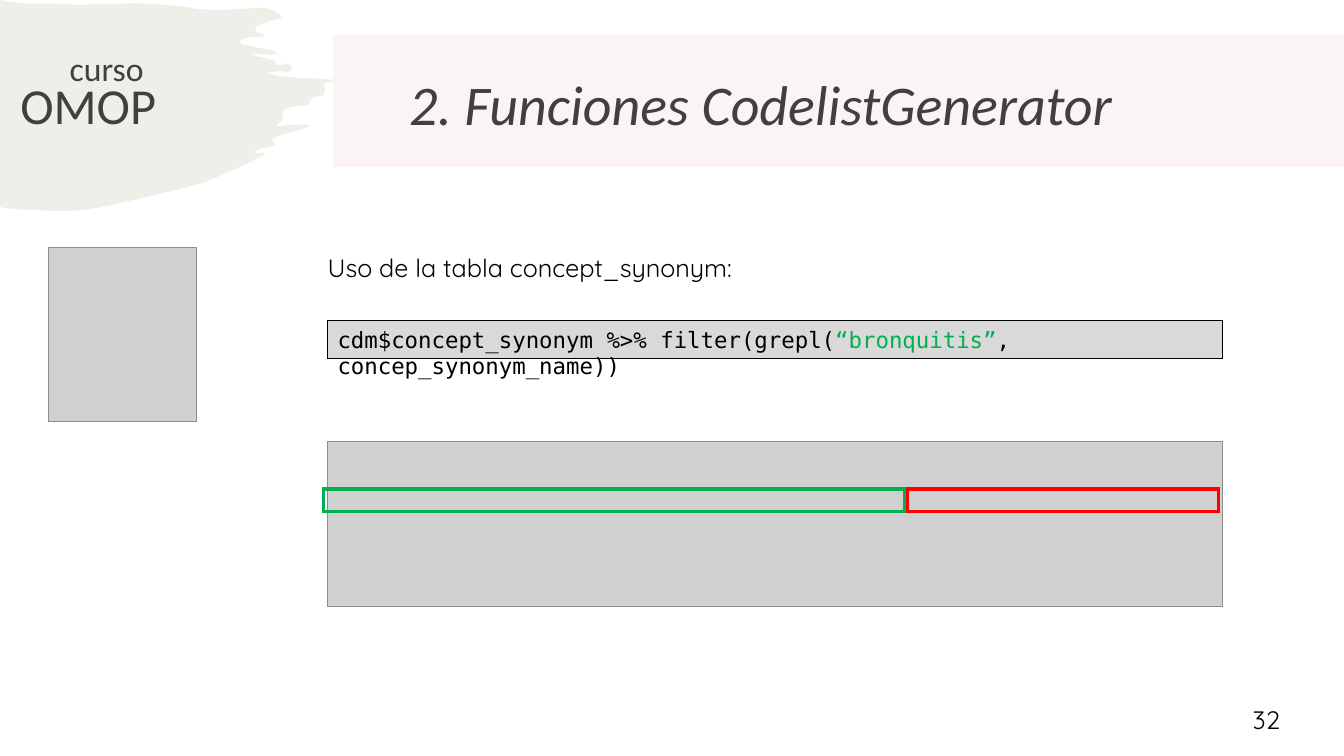
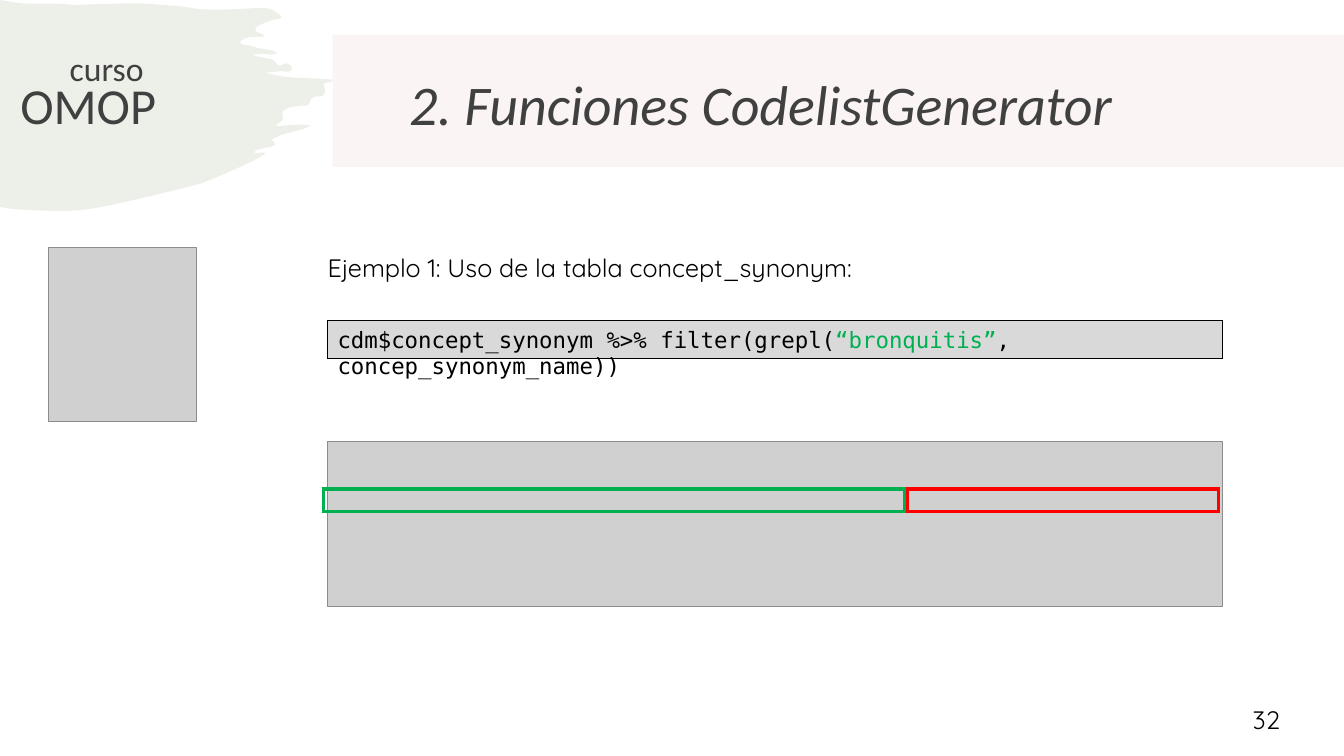
Before and after one commit to rwepi-idiapjgol/Curso_Introduccion_OMOP_2025, a slide deck: slide 32 of Dia2/CodeListGenerator/CodeListGenerator.pptx. Drawn at 1344x756 pixels with LibreOffice and Linux fonts; fonts in the diff are those of the drawing; grey boxes stand for pictures. Boxes give left, top, right and bottom in pixels: in the first picture for what was removed or moved away, otherwise in the second. Text is boxed around its words. In the diff, an @@ line names an element or a change of style, - is before the commit and + after.

Commit message:
CodelistGenerator

```diff
--- a/Dia2/CodeListGenerator/CodeListGenerator.pptx
+++ b/Dia2/CodeListGenerator/CodeListGenerator.pptx
@@ text at box(328, 258, 852, 282): text changed @@
-Uso de la tabla concept_synonym:
+Ejemplo 1: Uso de la tabla concept_synonym:
```
Also in this commit, not shown: 20 other slides changed, 1 slide added, 1 slide removed, 1 other file.
